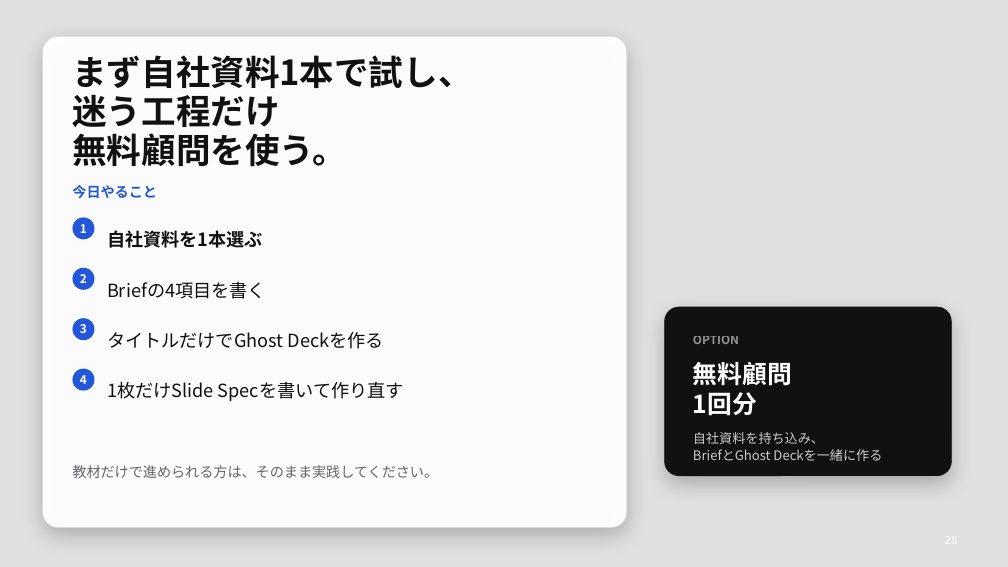
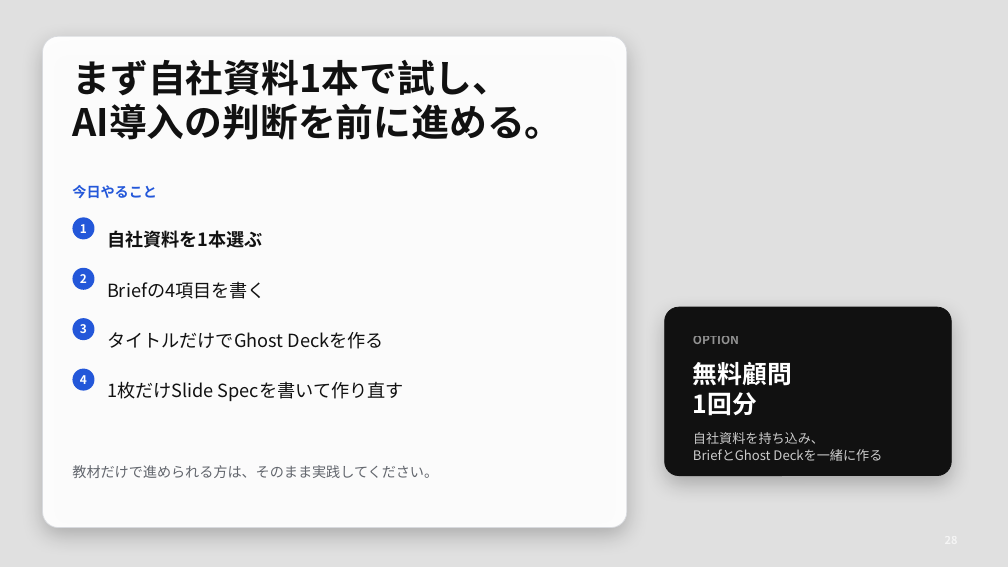
Before and after one commit to Bivrosttt/ai-komon2, a slide deck: slide 28 of materials/ai-komon-ai-presentation-masterclass.pptx. Drawn at 1008x567 pixels with LibreOffice and Linux fonts; fonts in the diff are those of the drawing; background and template pictures are left out. Boxes give left, top, right and bottom in pixels: in the first picture for what was removed or moved away, otherwise in the second. Text is boxed around its words. In the diff, an @@ line names an element or a change of style, - is before the commit and + after.

```diff
--- a/materials/ai-komon-ai-presentation-masterclass.pptx
+++ b/materials/ai-komon-ai-presentation-masterclass.pptx
@@ text at <box>72,60,510,96</box>: size 32.9 to 36 pt in "まず自社資料1本で試し、" @@
@@ text at <box>72,103,562,140</box>: text changed; size 32.9 to 36 pt @@
-迷う工程だけ
-無料顧問を使う。
+AI導入の判断を前に進める。
```
Also in this commit, not shown: 5 other slides changed, 9 other files.
